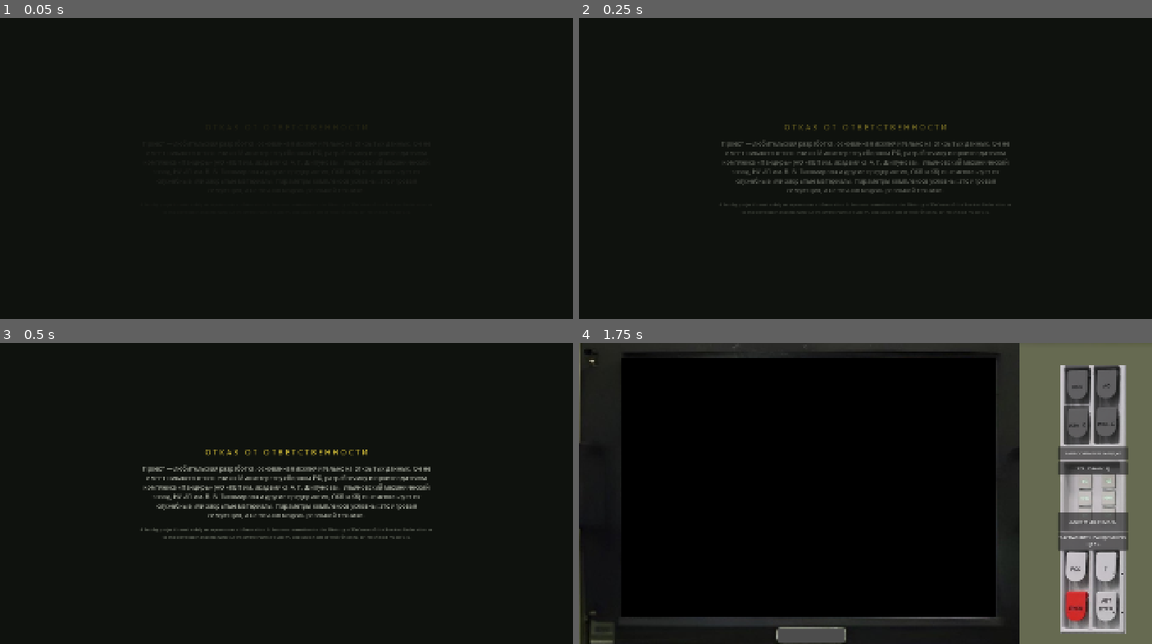
Above: before the commit, frames 1-4 (two rows, left to right).
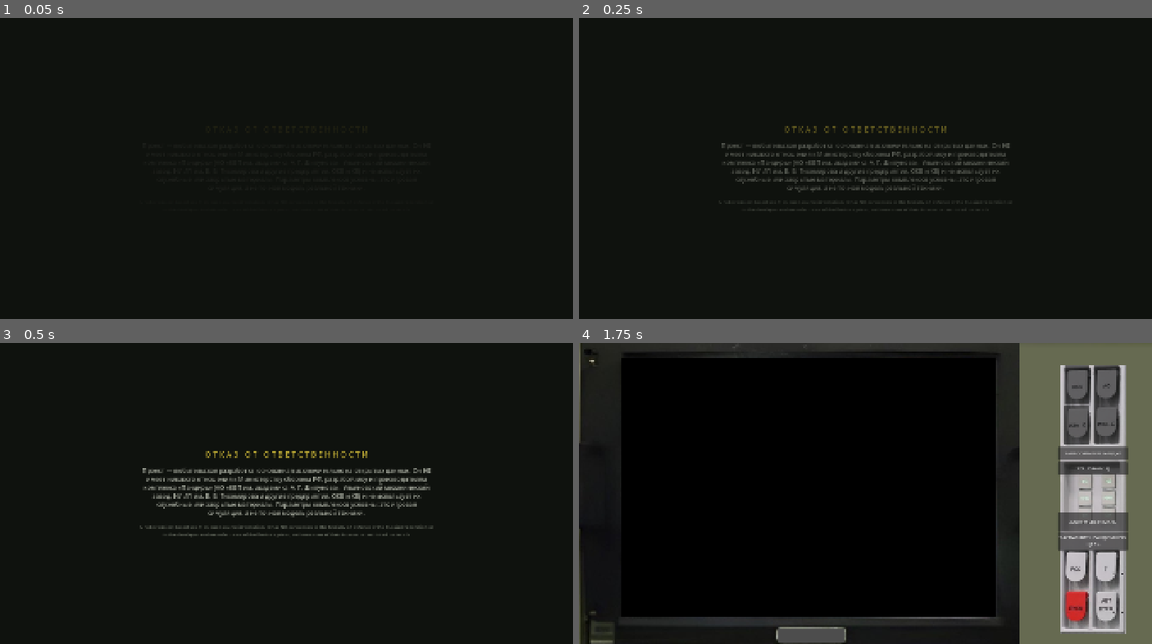
Above: after the commit, the same moments.

Repository: hymaxo/pantsir-sim
Game: Godot game, scene res://Scenes/Splash.tscn
The game is run twice, just before and just after one commit, with the same random seed, the same clock (stepped at 60 frames per second) and the same inputs.
Inputs (mouse positions are in pixels of both pictures, inside the frame that each line leads up to):
- Up to frame 1 (0.05 s): no input
- Up to frame 2 (0.25 s): no input
- Up to frame 3 (0.5 s): no input
- Up to frame 4 (1.75 s): tap Enter at 0.5 s; move the mouse to (991, 478) at 0.52 s; hold Space (fire) 0.53-1.25 s; click (991, 478) at 0.67 s; click "ИГРАТЬ" at 1.25 s

The runs differ from the first frame. In frame 2, 2.0% of the frame differs, in the area x 24-76%, y 35-66%; in frame 3, 4.1%; in frame 4, nothing differs.

Commit message:
Disclaimer: «НЕ имеет отношения» in bold caps
Co-Authored-By: Claude Opus 5.5 <noreply@anthropic.com>

Diff:
--- a/Scenes/Splash.tscn
+++ b/Scenes/Splash.tscn
@@ -102,18 +102,19 @@
 text = "О Т К А З   О Т   О Т В Е Т С Т В Е Н Н О С Т И"
 horizontal_alignment = 1
 
-[node name="Russian" type="Label" parent="Disclaimer/Column"]
+[node name="Russian" type="RichTextLabel" parent="Disclaimer/Column"]
 layout_mode = 2
-theme_override_colors/font_color = Color(0.86, 0.88, 0.82, 1)
-theme_override_font_sizes/font_size = 20
-text = "Проект — любительская разработка, основанная исключительно на открытых данных. Он не имеет никакого отношения к Министерству обороны РФ, разработчику и производителям комплекса «Панцирь» (АО «КБП им. академика А. Г. Шипунова», Ульяновский механический завод, НИИП им. В. В. Тихомирова и другие предприятия, ОКБ и КБ) и не использует их служебные или закрытые материалы. Параметры комплексов условны: это игровая симуляция, а не точная модель реальной техники."
-horizontal_alignment = 1
-autowrap_mode = 3
-
+theme_override_colors/default_color = Color(0.86, 0.88, 0.82, 1)
+theme_override_font_sizes/normal_font_size = 20
+theme_override_font_sizes/bold_font_size = 20
+bbcode_enabled = true
+text = "[center]Проект — любительская разработка, основанная исключительно на открытых данных. Он [b]НЕ[/b] имеет никакого отношения к Министерству обороны РФ, разработчику и производителям комплекса «Панцирь» (АО «КБП им. академика А. Г. Шипунова», Ульяновский механический завод, НИИП им. В. В. Тихомирова и другие предприятия, ОКБ и КБ) и не использует их служебные или закрытые материалы. Параметры комплексов условны: это игровая симуляция, а не точная модель реальной техники.[/center]"
+fit_content = true
+scroll_active = false
 [node name="English" type="Label" parent="Disclaimer/Column"]
 layout_mode = 2
 theme_override_colors/font_color = Color(0.55, 0.58, 0.52, 1)
 theme_override_font_sizes/font_size = 15
-text = "A hobby project based solely on open-source information. It has no connection to the Ministry of Defence of the Russian Federation or to the developer and manufacturers of the Pantsir system, and uses none of their internal or restricted materials."
+text = "A hobby project based solely on open-source information. It has NO connection to the Ministry of Defence of the Russian Federation or to the developer and manufacturers of the Pantsir system, and uses none of their internal or restricted materials."
 horizontal_alignment = 1
 autowrap_mode = 3
Not shown, changed: .github/release-notes/v1.1.0.md
Not shown, changed: README.en.md
Not shown, changed: README.md
